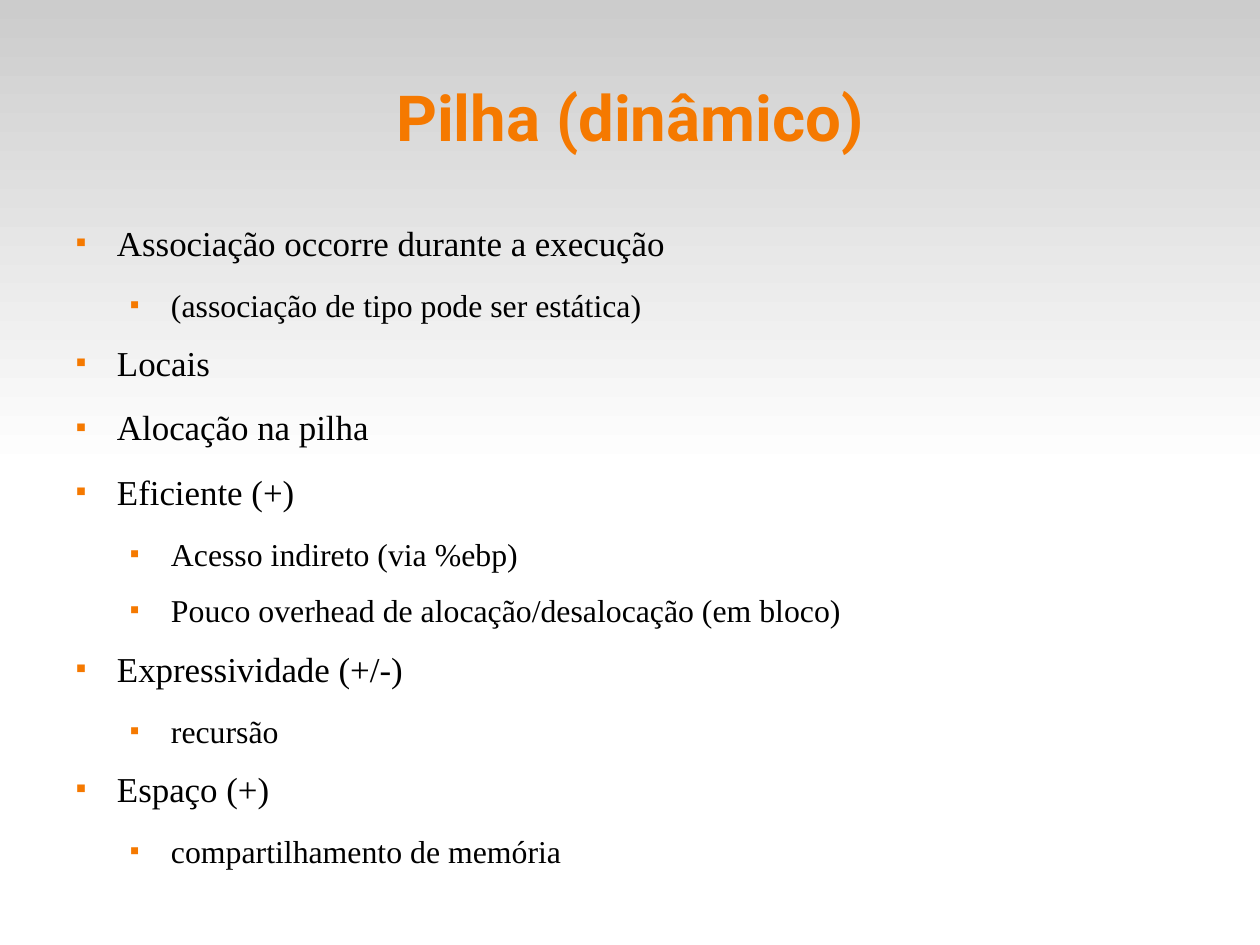
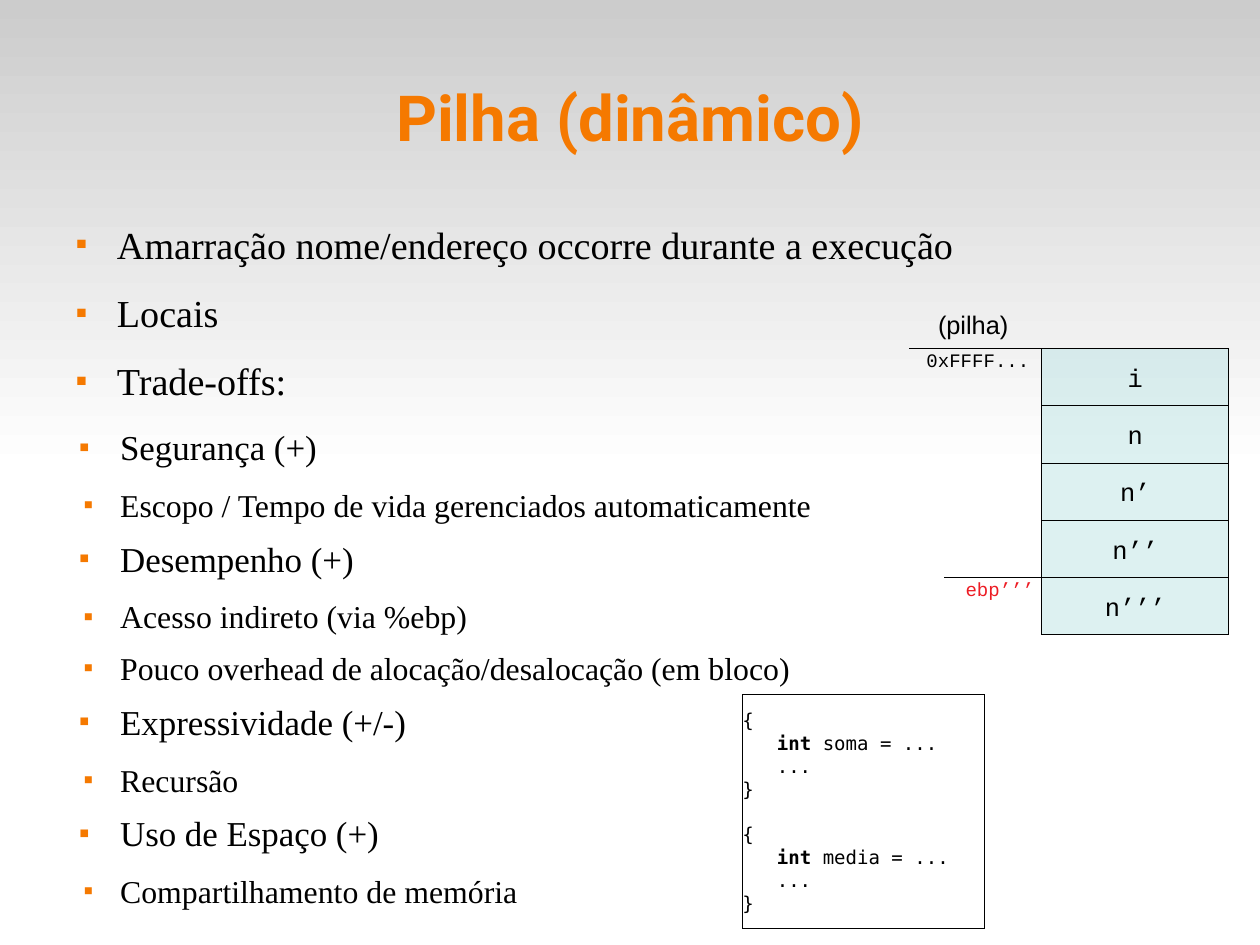
Before and after one commit to fsantanna-uerj/EDL, a slide deck: slide 15 of slides/edl-03-life.odp (slide 11 before the commit). Drawn at 1260x945 pixels with LibreOffice and Linux fonts; fonts in the diff are those of the drawing. Boxes give left, top, right and bottom in pixels: in the first picture for what was removed or moved away, otherwise in the second. Text is boxed around its words. In the diff, an @@ line names an element or a change of style, - is before the commit and + after.

```diff
--- a/slides/edl-03-life.odp
+++ b/slides/edl-03-life.odp
@@ text at (x1=117, y1=232, x2=953, y2=266): text changed; size 22 to 24 pt @@
-■ Associação occorre durante a execução
-  ■ (associação de tipo pode ser estática)
+■ Amarração nome/endereço occorre durante a execução
@@ text at (x1=117, y1=302, x2=789, y2=742): size 22 to 24 pt in "Locais"; list level 2 to 3 in "Acesso indireto (via %ebp)"; list level 2 to 3 in "Pouco overhead de alocação/desalocação (em ..."; list level 1 to 2 in "Expressividade (+/-)" @@
@@ text added at (x1=938, y1=315, x2=1008, y2=339), 16 pt, text #000000 @@
+(pilha)
@@ line added at (x1=910, y1=349, x2=1047, y2=349), outline #000000 0 pt, 12 pt, text #000000 @@
+0xFFFF...
@@ rectangle added at (x1=1043, y1=349, x2=1229, y2=406), fill #BCE4E5 at 50% opacity, outline #000000 0 pt, 16 pt, text #000000 @@
+i
@@ text at (x1=117, y1=368, x2=811, y2=579): text changed; size 22 to 20 pt @@
-■ Alocação na pilha
-■ Eficiente (+)
+■ Trade-offs:
+  ■ Segurança (+)
+    ■ Escopo / Tempo de vida gerenciados automaticamente
+  ■ Desempenho (+)
@@ rectangle added at (x1=1043, y1=406, x2=1229, y2=463), fill #BCE4E5 at 50% opacity, outline #000000 0 pt, 16 pt, text #000000 @@
+n
@@ rectangle added at (x1=1043, y1=463, x2=1229, y2=520), fill #BCE4E5 at 50% opacity, outline #000000 0 pt, 16 pt, text #000000 @@
+n’
@@ rectangle added at (x1=1043, y1=520, x2=1229, y2=577), fill #BCE4E5 at 50% opacity, outline #000000 0 pt, 16 pt, text #000000 @@
+n’’
@@ line added at (x1=946, y1=577, x2=1055, y2=577), outline #000000 0 pt, 12 pt, text #ED1C24 @@
+ebp’’’
@@ rectangle added at (x1=1043, y1=577, x2=1229, y2=635), fill #BCE4E5 at 50% opacity, outline #000000 0 pt, 16 pt, text #000000 @@
+n’’’
@@ rectangle added at (x1=743, y1=694, x2=986, y2=928), fill #FFFFFF, outline #000000 0 pt, 12 pt, text #000000 @@
+{
+int soma = ...
+...
+}
+{
+int media = ...
+...
+}
@@ text at (x1=120, y1=770, x2=517, y2=909): text changed @@
-  ■ recursão
-■ Espaço (+)
-  ■ compartilhamento de memória
+    ■ Recursão
+  ■ Uso de Espaço (+)
+    ■ Compartilhamento de memória
```
Also in this commit, not shown: 12 other slides changed, 7 slides added, 2 slides removed, 3 other files.
